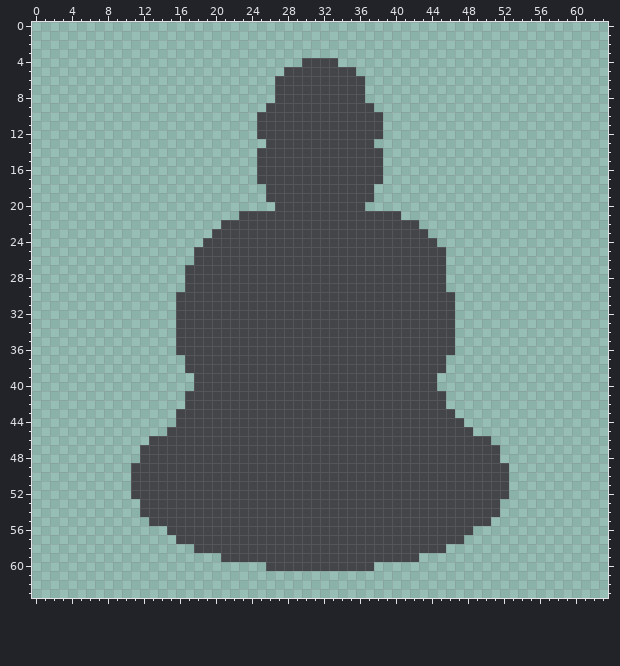
Edited in one commit: pixel-art file (Landmarks/WIP Aseprite/Buddha.aseprite). The first picture shows the starting point.
64x64 pixels, 1 frame.
New version:
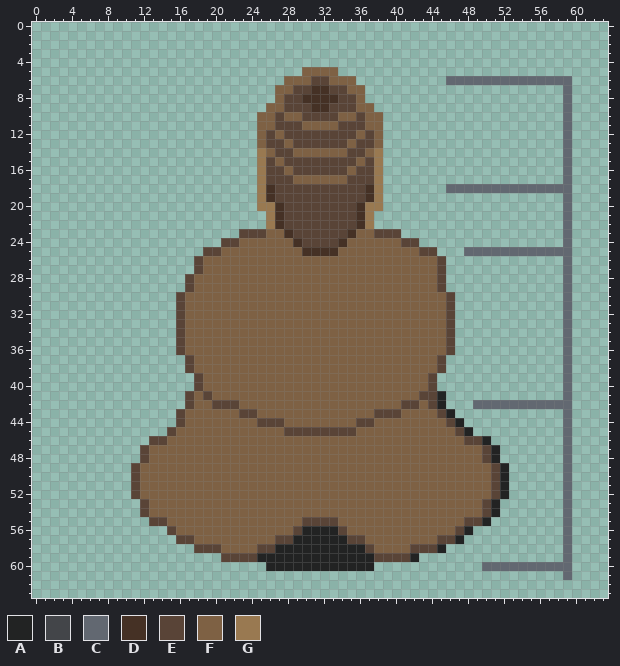
Palette (. is transparent): A #222323  B #434549  C #626871  D #453125  E #594437  F #7e6144  G #997951
Changes in this commit:
layer "Silhouette" added
layer "Legs" added
layer "Torso" added
layer "Face" added
layer "Headtop" added
layer "Layer 1" removed
Changed rows in their new state; - is an unchanged pixel.
first column x 11:
 4 -------------------....--------------------------
 5 -----------------..FFFF..------------------------
 6 ----------------.FFFEEFFF.---------CCCCCCCCCCCCCC
 7 ----------------FFEEDDEEFF----------------------C
 8 ----------------FEEDDDDEEF----------------------C
 9 ---------------FFEEEDDEEEFF---------------------C
10 --------------FFEFFEEEEFFEFF--------------------C
11 --------------FFEEEFFFFEEEFF--------------------C
12 --------------FEFEEEEEEEEFEF--------------------C
13 --------------FEEFEEEEEEFEEF--------------------C
14 --------------GFEEFFFFFFEEFG--------------------C
15 --------------GEFEEEEEEEEFEG--------------------C
16 --------------GEEFEEEEEEFEEG--------------------C
17 --------------GEEEFFFFFFEEEG--------------------C
18 --------------GDEEEEEEEEEEDG-------CCCCCCCCCCCCCC
19 --------------GDEEEEEEEEEEDG--------------------C
20 --------------GGDEEEEEEEEDGG--------------------C
21 ------------...GDEEEEEEEEDG...------------------C
22 ----------.....GDEEEEEEEEDG.....----------------C
23 ---------...EEEFFDEEEEEEDFFEEE...---------------C
24 --------..EEFFFFFFDEEEEDFFFFFFEE..--------------C
25 -------.EEFFFFFFFFFDDDDFFFFFFFFFEE.--CCCCCCCCCCCC
26 -------EFFFFFFFFFFFFFFFFFFFFFFFFFFE-------------C
27 ------.EFFFFFFFFFFFFFFFFFFFFFFFFFFE-------------C
28 ------EFFFFFFFFFFFFFFFFFFFFFFFFFFFE-------------C
29 ------EFFFFFFFFFFFFFFFFFFFFFFFFFFFE-------------C
30 -----EFFFFFFFFFFFFFFFFFFFFFFFFFFFFFE------------C
31 -----EFFFFFFFFFFFFFFFFFFFFFFFFFFFFFE------------C
32 -----EFFFFFFFFFFFFFFFFFFFFFFFFFFFFFE------------C
33 -----EFFFFFFFFFFFFFFFFFFFFFFFFFFFFFE------------C
34 -----EFFFFFFFFFFFFFFFFFFFFFFFFFFFFFE------------C
35 -----EFFFFFFFFFFFFFFFFFFFFFFFFFFFFFE------------C
36 -----EFFFFFFFFFFFFFFFFFFFFFFFFFFFFFE------------C
37 ------EFFFFFFFFFFFFFFFFFFFFFFFFFFFE-------------C
38 ------EFFFFFFFFFFFFFFFFFFFFFFFFFFFE-------------C
39 -------EFFFFFFFFFFFFFFFFFFFFFFFFFE--------------C
40 -------EFFFFFFFFFFFFFFFFFFFFFFFFFE--------------C
41 ------EFEFFFFFFFFFFFFFFFFFFFFFFFEEA-------------C
42 ------EFFEEEFFFFFFFFFFFFFFFFFFEEFEA---CCCCCCCCCCC
43 -----EFFFFFFEEFFFFFFFFFFFFFEEEFFFFEA------------C
44 -----EFFFFFFFFEEEFFFFFFFFEEFFFFFFFFEA-----------C
45 ----EFFFFFFFFFFFFEEEEEEEEFFFFFFFFFFFEA----------C
46 --EEFFFFFFFFFFFFFFFFFFFFFFFFFFFFFFFFFEEA--------C
47 -EFFFFFFFFFFFFFFFFFFFFFFFFFFFFFFFFFFFFFEA-------C
48 -EFFFFFFFFFFFFFFFFFFFFFFFFFFFFFFFFFFFFFEA-------C
49 EFFFFFFFFFFFFFFFFFFFFFFFFFFFFFFFFFFFFFFFEA------C
50 EFFFFFFFFFFFFFFFFFFFFFFFFFFFFFFFFFFFFFFFEA------C
51 EFFFFFFFFFFFFFFFFFFFFFFFFFFFFFFFFFFFFFFFEA------C
52 EFFFFFFFFFFFFFFFFFFFFFFFFFFFFFFFFFFFFFFFEA------C
53 -EFFFFFFFFFFFFFFFFFFFFFFFFFFFFFFFFFFFFFEA-------C
54 -EFFFFFFFFFFFFFFFFFFFFFFFFFFFFFFFFFFFFFEA-------C
55 --EEFFFFFFFFFFFFFFFEEEEFFFFFFFFFFFFFFEEA--------C
56 ----EFFFFFFFFFFFFFEAAAAEFFFFFFFFFFFFEA----------C
57 -----EEFFFFFFFFFEEAAAAAAEEFFFFFFFFEEA-----------C
58 -------EEEFFFFEEAAAAAAAAAAEFFFFEEEA-------------C
59 ----------EEEEAAAAAAAAAAAAAEEEEA----------------C
60 ---------------AAAAAAAAAAAA------------CCCCCCCCCC
61 ------------------------------------------------C
Where, in picture pixels (left, top, right, bottom), the same in both pictures:
changed: (131, 58, 572, 580)
